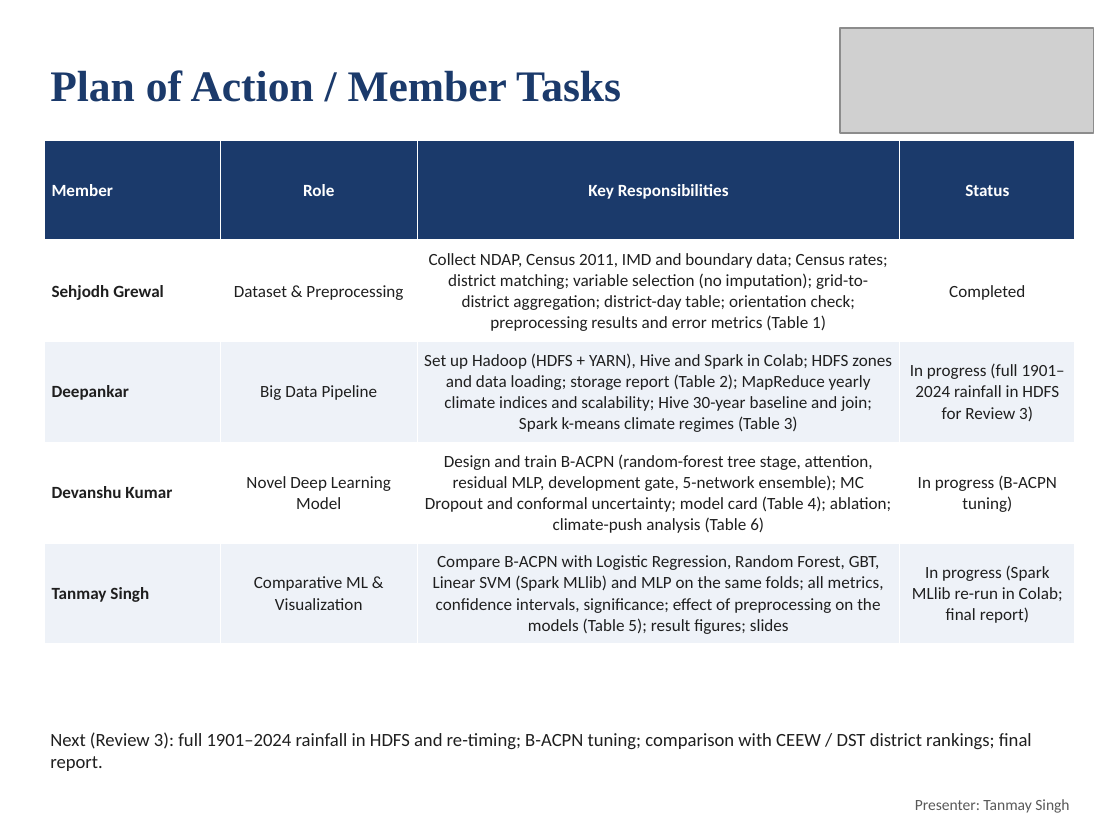
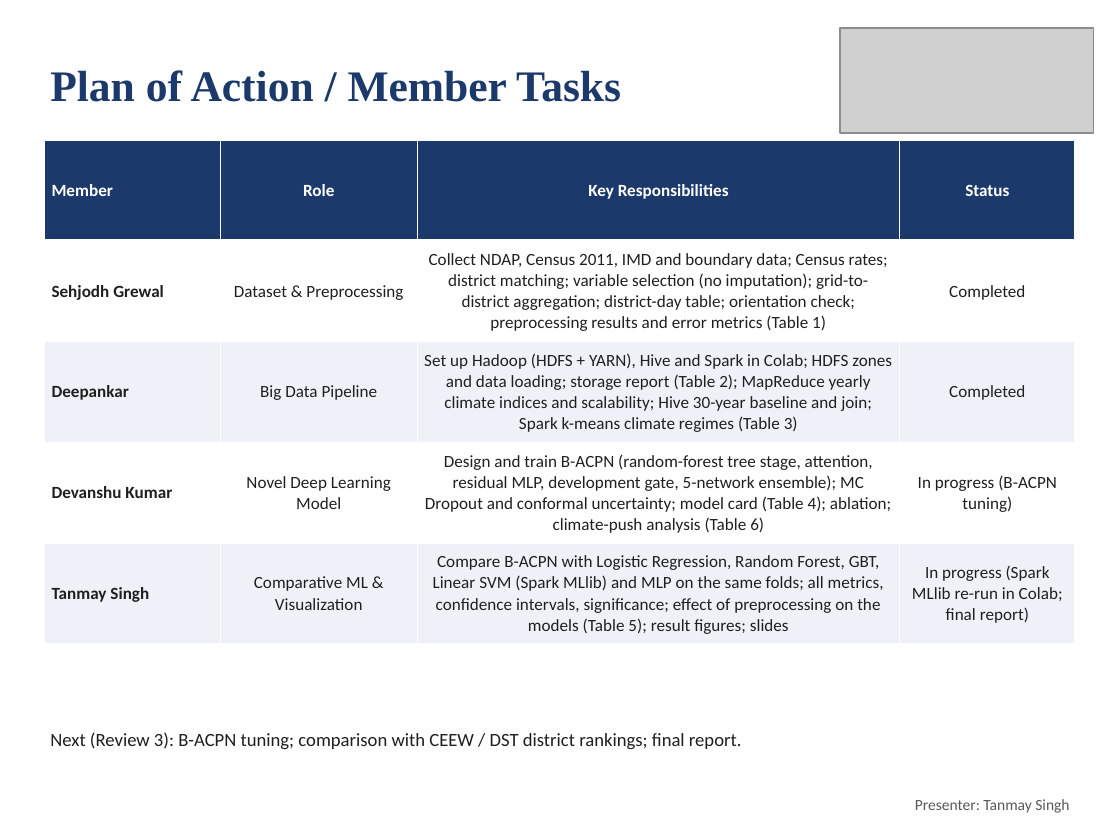
Before and after one commit to deepankarkumar1310/hadoop-ml-algorithm-, a slide deck: slide 33 of docs/Review2_Deck.pptx. Drawn at 1120x840 pixels with LibreOffice and Linux fonts; fonts in the diff are those of the drawing; grey boxes stand for pictures. Boxes give left, top, right and bottom in pixels: in the first picture for what was removed or moved away, otherwise in the second. Text is boxed around its words. In the diff, an @@ line names an element or a change of style, - is before the commit and + after.

Commit message:
Deck: drop the 1901-2024 rainfall extension from the plan

```diff
--- a/docs/Review2_Deck.pptx
+++ b/docs/Review2_Deck.pptx
@@ table at <box>45,140,1076,644</box> @@
-row 3, column 4: In progress (full 1901–2024 rainfall in HDFS for Review 3)
+row 3, column 4: Completed
@@ text at <box>50,732,742,749</box>: text changed @@
-Next (Review 3): full 1901–2024 rainfall in HDFS and re-timing; B-ACPN tuning; comparison with CEEW / DST district rankings; final report.
+Next (Review 3): B-ACPN tuning; comparison with CEEW / DST district rankings; final report.
```
Also in this commit, not shown: 2 other files.
